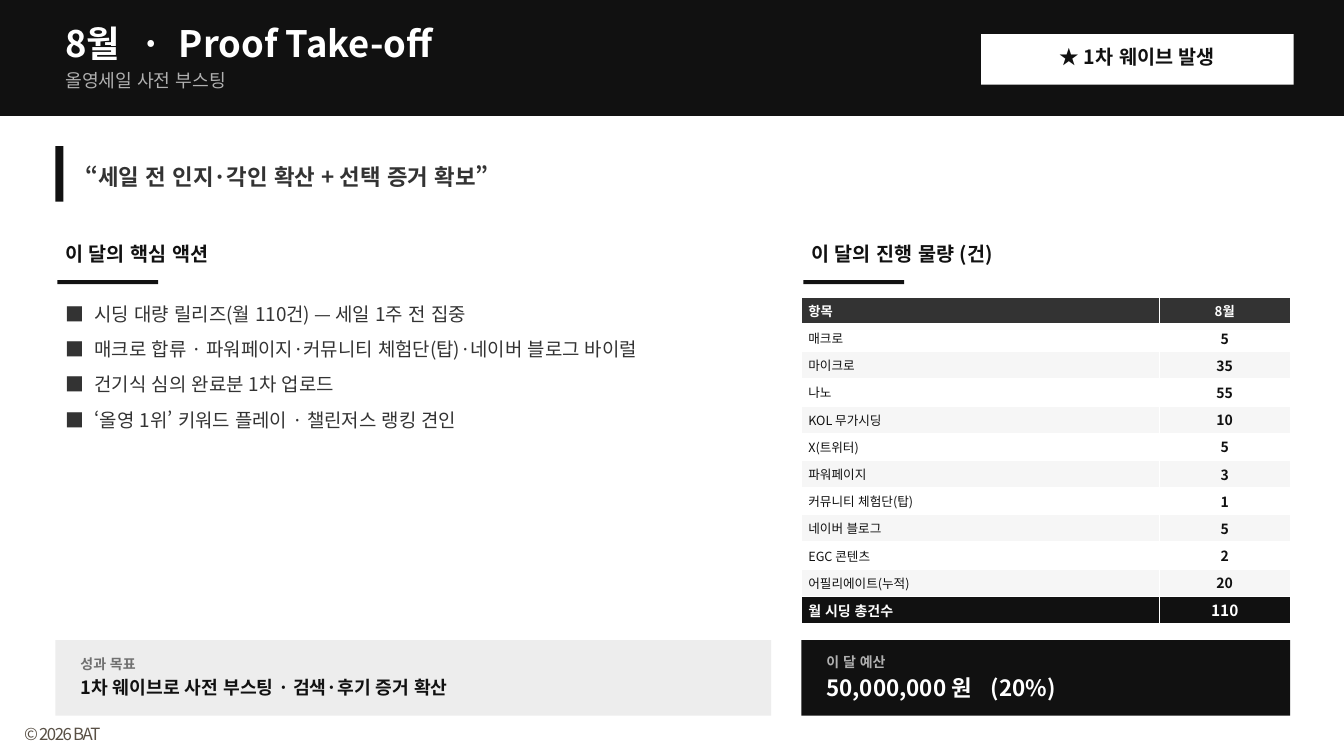
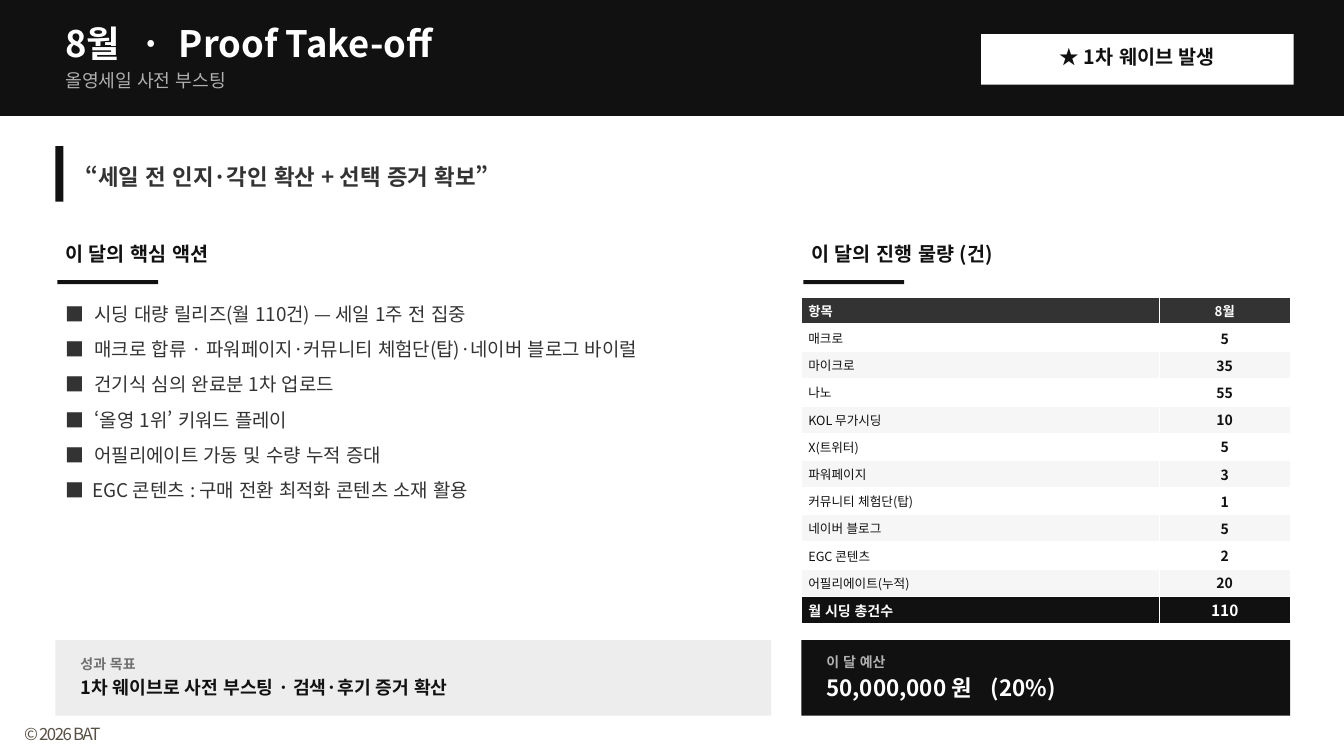
Before and after one commit to bat-han-26/oy_all-the-better_proposal, a slide deck: slide 47 of proposal/올더베러_제안덱_병합본.pptx (slide 56 before the commit). Drawn at 1344x756 pixels with LibreOffice and Linux fonts; fonts in the diff are those of the drawing. Boxes give left, top, right and bottom in pixels: in the first picture for what was removed or moved away, otherwise in the second. Text is boxed around its words. In the diff, an @@ line names an element or a change of style, - is before the commit and + after.

```diff
--- a/proposal/올더베러_제안덱_병합본.pptx
+++ b/proposal/올더베러_제안덱_병합본.pptx
@@ text at <box>93,410,469,499</box>: text changed @@
-■ ‘올영 1위’ 키워드 플레이 · 챌린저스 랭킹 견인
+■ ‘올영 1위’ 키워드 플레이
+■ 어필리에이트 가동 및 수량 누적 증대
+■ EGC 콘텐츠 : 구매 전환 최적화 콘텐츠 소재 활용
```
Also in this commit, not shown: 16 other slides changed, 2 other files.
